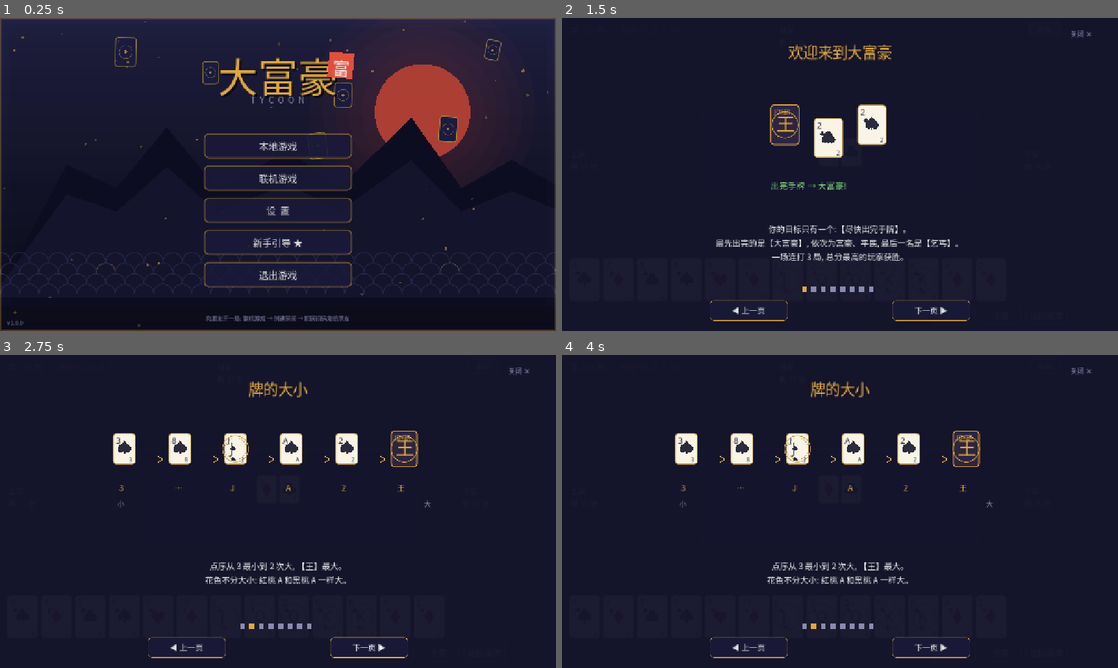
Above: before the commit, frames 1-4 (two rows, left to right).
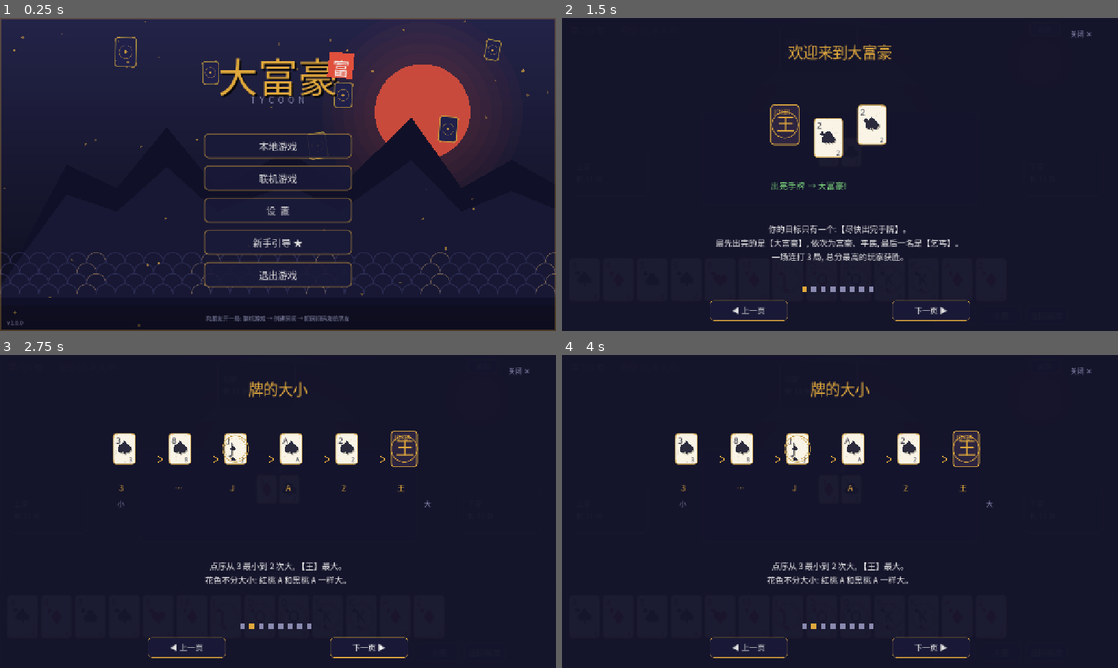
Above: after the commit, the same moments.

Repository: under328/tycoon
Game: Godot game, scene res://src/client/main.tscn
The game is run twice, just before and just after one commit, with the same random seed, the same clock (stepped at 60 frames per second) and the same inputs.
Inputs:
- Up to frame 1 (0.25 s): no input
- Up to frame 2 (1.5 s): click "本地游戏" at 0.5 s; click "规则" at 1.25 s
- Up to frame 3 (2.75 s): click "出牌" at 2 s
- Up to frame 4 (4 s): click "不要" at 2.75 s; click "返回菜单" at 3.5 s

The runs differ from the first frame. In frame 1, 3.5% of the frame differs, in the area x 13-100%, y 6-89%; in frame 2, less than 0.1%; in frame 3, 0.1%; in frame 4, 0.1%.

Commit message:
feat(视听): 全面质感升级——共享和风绘制库/动态牌桌背景/音频分层
- wafu_paint.gd: 和风绘制库(渐变夜空/红日光晕/远山/青海波/和纸颗粒/角饰/
  边框/暗角), 主菜单与牌桌共用, 风格强制统一
- 牌桌: 纯色背景升级为弱化和风夜景(流动青海波+红日+山影+中央柔光),
  座位铭牌(金边面板), 按钮统一金色主题样式
- 卡面: 和纸颗粒纹理 + 四角金饰 + 中心花色投影 + 人头牌字母投影
- 音频: 合成器加二次泛音/太鼓/上扬扫频; 对局 BGM 加低音与太鼓;
  出牌声分层(扫频+拍击+低音), 革命改为 riser+太鼓+双音, 胜负 jingle 加低音垫
- 实机验证: 菜单/牌桌/出牌交互全流程桌面自动化实测通过, 截图更新入档

Diff:
--- a/src/autoload/audio.gd
+++ b/src/autoload/audio.gd
@@ -47,20 +47,23 @@
 	library["pass"] = Synth.wav(Synth.tone(0.10, 235.0, 0.24, 22.0))
 	library["clear"] = Synth.wav(Synth.sweep(0.30, 340.0, 90.0, 0.28))
 	library["revolution"] = Synth.wav(Synth.concat([
-		Synth.tone(0.14, 660.0, 0.34, 8.0), Synth.tone(0.14, 524.0, 0.34, 8.0),
-		Synth.tone(0.14, 660.0, 0.34, 8.0), Synth.tone(0.28, 880.0, 0.34, 6.0),
+		Synth.riser(0.40, 170.0, 860.0, 0.20),
+		Synth.drum(0.32, 0.5),
+		Synth.concat([
+			Synth.tone(0.20, 659.25, 0.30, 8.0), Synth.tone(0.30, 880.0, 0.30, 6.0),
+		]),
 	]))
 	library["exchange"] = Synth.wav(Synth.concat([
 		Synth.tone(0.10, 587.33, 0.22, 12.0), Synth.tone(0.12, 783.99, 0.22, 12.0),
 	]))
-	library["win"] = Synth.wav(Synth.concat([
+	library["win"] = Synth.wav(Synth.mix_over(Synth.concat([
 		Synth.tone(0.13, 523.25, 0.30, 7.0), Synth.tone(0.13, 659.25, 0.30, 7.0),
 		Synth.tone(0.13, 783.99, 0.30, 7.0), Synth.tone(0.34, 1046.5, 0.32, 5.0),
-	]))
-	library["lose"] = Synth.wav(Synth.concat([
+	]), Synth.tone(0.70, 130.81, 0.18, 2.0), 0.02))
+	library["lose"] = Synth.wav(Synth.mix_over(Synth.concat([
 		Synth.tone(0.16, 440.0, 0.26, 7.0), Synth.tone(0.16, 349.23, 0.26, 7.0),
 		Synth.tone(0.30, 293.66, 0.26, 5.0),
-	]))
+	]), Synth.tone(0.62, 98.0, 0.16, 2.0), 0.02))
 	library["pop"] = Synth.wav(Synth.tone(0.06, 880.0, 0.28, 26.0))
 	library["tick"] = Synth.wav(Synth.tone(0.03, 1500.0, 0.18, 55.0))
 	library["turn"] = Synth.wav(Synth.tone(0.08, 987.77, 0.20, 16.0))
--- a/src/client/audio/synth.gd
+++ b/src/client/audio/synth.gd
@@ -19,8 +19,8 @@
 	return wav
 
 
-## 单音（正弦 + 指数衰减包络）
-static func tone(dur: float, freq: float, vol := 0.5, decay := 6.0) -> PackedFloat32Array:
+## 单音（正弦 + 可选二次泛音 + 指数衰减包络）
+static func tone(dur: float, freq: float, vol := 0.5, decay := 6.0, harm := 0.0) -> PackedFloat32Array:
 	var n := int(dur * RATE)
 	var out := PackedFloat32Array()
 	out.resize(n)
@@ -29,7 +29,8 @@
 		var env := exp(-decay * t)
 		if t < 0.004:
 			env *= t / 0.004  # 防爆音
-		out[i] = sin(TAU * freq * t) * vol * env
+		var s := sin(TAU * freq * t) + harm * sin(TAU * freq * 2.0 * t)
+		out[i] = s / (1.0 + harm) * vol * env
 	return out
 
 
@@ -43,6 +44,37 @@
 	for i in n:
 		var t := float(i) / RATE
 		out[i] = (rng.randf() * 2.0 - 1.0) * vol * exp(-decay * t)
+	return out
+
+
+## 太鼓(低频扫频击)
+static func drum(dur := 0.28, vol := 0.5) -> PackedFloat32Array:
+	var n := int(dur * RATE)
+	var out := PackedFloat32Array()
+	out.resize(n)
+	var phase := 0.0
+	for i in n:
+		var t := float(i) / RATE
+		var f := lerpf(120.0, 42.0, minf(t / (dur * 0.7), 1.0))
+		phase += TAU * f / RATE
+		var env := exp(-9.0 * t)
+		if t < 0.002:
+			env *= t / 0.002
+		out[i] = sin(phase) * vol * env
+	return out
+
+
+## 上扬扫频(革命预警)
+static func riser(dur: float, f0: float, f1: float, vol := 0.22) -> PackedFloat32Array:
+	var n := int(dur * RATE)
+	var out := PackedFloat32Array()
+	out.resize(n)
+	var phase := 0.0
+	for i in n:
+		var t := float(i) / n
+		var f := lerpf(f0, f1, t * t)
+		phase += TAU * f / RATE
+		out[i] = sin(phase) * vol * (0.3 + 0.7 * t)
 	return out
 
 
@@ -91,22 +123,41 @@
 
 # ---------------------------------------------------------------- BGM
 
-## 五声音阶氛围垫（可变调式/密度）。16 秒无缝循环。
-static func _bgm_base(roots: Array, pluck_seed: int, pluck_min: float, pluck_max: float) -> AudioStreamWAV:
+## 五声音阶氛围垫（可变调式/密度）。16 秒无缝循环。drums=对局版加太鼓。
+static func _bgm_base(roots: Array, pluck_seed: int, pluck_min: float, pluck_max: float,
+		drums := false) -> AudioStreamWAV:
 	var dur := 16.0
 	var n := int(dur * RATE)
 	var out := PackedFloat32Array()
 	out.resize(n)
+	var chord_len := dur / roots.size()
 	for ci in roots.size():
-		var start: float = ci * (dur / roots.size())
+		var start: float = ci * chord_len
 		for half in 2:
 			var f: float = roots[ci][half]
 			var s0 := int(start * RATE)
-			var len := int((dur / roots.size()) * RATE)
+			var len := int(chord_len * RATE)
 			for i in len:
 				var t := float(i) / RATE
-				var env := sin(PI * t / (dur / roots.size())) * 0.10
+				var env := sin(PI * t / chord_len) * 0.10
 				out[s0 + i] += sin(TAU * f * t) * env
+		if drums:
+			var b0 := int(start * RATE)
+			var bl := int(chord_len * RATE)
+			var bphase := 0.0
+			for i in bl:
+				var t := float(i) / RATE
+				var f := lerpf(110.0, 46.0, minf(t / 0.5, 1.0))
+				bphase += TAU * f / RATE
+				var env := exp(-7.0 * t)
+				if t < 0.003:
+					env *= t / 0.003
+				out[b0 + i] += sin(bphase) * 0.16 * env
+		var bass_f: float = roots[ci][0] * 0.5
+		var bs := int(start * RATE)
+		for i in int(chord_len * RATE):
+			var t2 := float(i) / RATE
+			out[bs + i] += sin(TAU * bass_f * t2) * 0.06 * sin(PI * t2 / chord_len)
 	var rng := RandomNumberGenerator.new()
 	rng.seed = pluck_seed
 	var t := 0.4
@@ -128,7 +179,7 @@
 		[261.63, 392.0],   # C + G
 		[293.66, 440.0],   # D + A
 		[220.0, 329.63],
-	], 20260911, 0.5, 1.1)
+	], 20260911, 0.5, 1.1, true)
 
 
 ## 大厅 BGM: D 羽调式, 稍快更轻快
--- a/src/client/scenes/table.gd
+++ b/src/client/scenes/table.gd
@@ -14,6 +14,8 @@
 const ViewGd = preload("res://src/protocol/view.gd")
 const CardViewScript = preload("res://src/client/ui/card_view.gd")
 const TutorialScript = preload("res://src/client/scenes/tutorial.gd")
+const BackdropScript = preload("res://src/client/ui/table_backdrop.gd")
+const GameEndPanelScript = preload("res://src/client/ui/game_end_panel.gd")
 
 const SEAT_NAMES := ["你", "东家", "北家", "西家"]
 const EMOJIS := ["👍", "😂", "😱", "😭", "😡", "👏", "🤔", "🎉"]
@@ -273,8 +275,8 @@
 func _build_ui() -> void:
 	theme = AppTheme.build_theme()
 
-	var bg := ColorRect.new()
-	bg.color = AppTheme.BG
+	# 动态和风夜景背景(弱化, 与主菜单同源)
+	var bg := BackdropScript.new()
 	bg.set_anchors_preset(Control.PRESET_FULL_RECT)
 	add_child(bg)
 
@@ -422,6 +424,13 @@
 	var lb := _make_label(17, AppTheme.WHITE)
 	lb.position = pos
 	lb.custom_minimum_size = Vector2(180, 110)
+	lb.vertical_alignment = VERTICAL_ALIGNMENT_CENTER
+	var plate := AppTheme.flat(Color(0.07, 0.07, 0.16, 0.72), Color(AppTheme.GOLD, 0.30), 10, 1)
+	plate.content_margin_left = 12
+	plate.content_margin_right = 12
+	plate.content_margin_top = 8
+	plate.content_margin_bottom = 8
+	lb.add_theme_stylebox_override("normal", plate)
 	add_child(lb)
 	return lb
 
@@ -564,8 +573,9 @@
 	if phase == "game_end" and not _end_shown \
 			and (view["identities"] as Array).size() == 4:
 		_end_shown = true
-		var my_rank := int(view["identities"][int(view["my_seat"])])
-		_end_overlay(view, my_rank)
+		var panel := GameEndPanelScript.new()
+		panel.setup(view, _seat_name)
+		fx_layer.add_child(panel)
 
 
 func _seat_name(view: Dictionary, seat: int) -> String:
@@ -725,44 +735,3 @@
 	tw.tween_callback(func() -> void:
 		flash.queue_free()
 		big.queue_free())
-
-
-func _end_overlay(view: Dictionary, my_rank: int) -> void:
-	Audio.play("win" if my_rank <= 1 else "lose")
-	var dark := ColorRect.new()
-	dark.color = Color(0, 0, 0, 0.0)
-	dark.set_anchors_preset(Control.PRESET_FULL_RECT)
-	dark.mouse_filter = Control.MOUSE_FILTER_IGNORE
-	fx_layer.add_child(dark)
-
-	var ids: Array = view["identities"]
-	var scores: Array = view["scores"]
-	var lines: Array = []
-	for s in 4:
-		lines.append("%s  %s  %+d 分（总 %d）" % [
-			_seat_name(view, s), ScoringGd.IDENTITY_NAMES[int(ids[s])],
-			int((view["last_points"] as Array)[s]), int(scores[s]),
-		])
-
-	var big := _make_label(96, AppTheme.GOLD if my_rank <= 1 else AppTheme.DIM)
-	big.text = "勝利" if my_rank <= 1 else "敗北"
-	big.horizontal_alignment = HORIZONTAL_ALIGNMENT_CENTER
-	big.set_anchors_preset(Control.PRESET_CENTER)
-	big.position = Vector2(-200, -150)
-	big.custom_minimum_size = Vector2(400, 130)
-	big.pivot_offset = Vector2(200, 65)
-	big.scale = Vector2(0.5, 0.5)
-	fx_layer.add_child(big)
-
-	var detail := _make_label(19, AppTheme.WHITE)
-	detail.text = "\n".join(lines)
-	detail.horizontal_alignment = HORIZONTAL_ALIGNMENT_CENTER
-	detail.set_anchors_preset(Control.PRESET_CENTER)
-	detail.position = Vector2(-260, -10)
-	detail.custom_minimum_size = Vector2(520, 140)
-	fx_layer.add_child(detail)
-
-	var tw := create_tween()
-	tw.tween_property(dark, "color:a", 0.55, 0.4)
-	tw.parallel().tween_property(big, "scale", Vector2.ONE, 0.45)\
-			.set_trans(Tween.TRANS_BACK).set_ease(Tween.EASE_OUT)
--- a/src/client/ui/card_view.gd
+++ b/src/client/ui/card_view.gd
@@ -6,6 +6,7 @@
 signal picked(card: int)
 
 const CardsGd = preload("res://src/rules/cards.gd")
+const Wafu = preload("res://src/client/ui/wafu_paint.gd")
 
 const COLOR_FACE := Color("f9f4e6")        # 和纸米白
 const COLOR_BORDER := Color("caa24e")      # 描金
@@ -75,12 +76,18 @@
 		_draw_face()
 	if selected:
 		draw_style_box(_sel_sb, Rect2(Vector2.ZERO, size))
+		draw_style_box(_sel_sb, Rect2(Vector2(-2, -2), size + Vector2(4, 4)))
 
 
 func _draw_face() -> void:
 	draw_style_box(_face_sb, Rect2(Vector2.ZERO, size))
 	if card < 0 or card > 53:
 		return
+	# 和纸颗粒与和风角饰
+	Wafu.speckle(self, Rect2(Vector2(3, 3), size - Vector2(6, 6)), 22, 100 + card,
+			Color(0.35, 0.28, 0.12, 0.10))
+	Wafu.corner_ticks(self, Rect2(Vector2(2, 2), size - Vector2(4, 4)), 6.0,
+			Color(Wafu.GOLD, 0.45))
 	var ink := COLOR_BLACK
 	if CardsGd.is_red(card):
 		ink = COLOR_RED
@@ -97,10 +104,13 @@
 		# 人头牌: 双层描金圆环 + 大字母
 		draw_arc(c, 30.0, 0, TAU, 40, COLOR_BORDER, 1.6, true)
 		draw_arc(c, 25.0, 0, TAU, 40, COLOR_BORDER, 0.8, true)
+		draw_string(_font_ascii, c + Vector2(-11, 14), rank,
+				HORIZONTAL_ALIGNMENT_LEFT, -1, 34, Color(0.20, 0.16, 0.10, 0.35))
 		draw_string(_font_ascii, c + Vector2(-13, 12), rank,
 				HORIZONTAL_ALIGNMENT_LEFT, -1, 34, ink)
 		_suit(card, c + Vector2(-5, 24), 5, ink)
 	else:
+		_suit(card, c + Vector2(2.5, 2.5), 17, Color(0.20, 0.16, 0.10, 0.35))
 		_suit(card, c, 17, ink)
 	# 右下: 小点数
 	var rank_w: float = _font_ascii.get_string_size(
@@ -193,3 +203,6 @@
 		c + Vector2(0, -8), c + Vector2(7, 0), c + Vector2(0, 8), c + Vector2(-7, 0),
 	]), COLOR_GOLD)
 	draw_arc(c, 36.0, 0, TAU, 40, COLOR_BACK_PAT, 1.2, true)
+	draw_rect(Rect2(5, 5, size.x - 10, size.y - 10), Color(Wafu.GOLD, 0.25), false, 1.0)
+	Wafu.speckle(self, Rect2(Vector2(6, 6), size - Vector2(12, 12)), 14, 900 + card,
+			Color(Wafu.GOLD, 0.10))
--- a/src/client/ui/menu_background.gd
+++ b/src/client/ui/menu_background.gd
@@ -2,10 +2,10 @@
 ## 构成：夜空渐变 → 红日(光晕) → 远山剪影 → 青海波金云带 → 漂浮牌背 → 金尘粒子 → 描金边框。
 extends Control
 
+const Wafu = preload("res://src/client/ui/wafu_paint.gd")
+
 const COLOR_GOLD := Color("e0a83c")
-const COLOR_RED := Color("e0503c")
 const COLOR_INDIGO := Color("3a3a6e")
-const COLOR_DIM := Color("8a8ab0")
 
 var _t := 0.0
 var _grad := GradientTexture2D.new()
@@ -76,65 +76,29 @@
 		return
 	draw_texture_rect(_grad, Rect2(Vector2.ZERO, sz), false)
 
-	# --- 红日 + 光晕 ---
 	var sun := Vector2(sz.x * 0.76, sz.y * 0.30)
-	for i in 6:
-		draw_circle(sun, 110.0 + i * 30.0, Color(0.88, 0.31, 0.24, 0.035))
-	draw_circle(sun, 110.0, Color(0.88, 0.31, 0.24, 0.85))
-	draw_circle(sun, 110.0, Color(1, 0.6, 0.4, 0.0) if false else Color(0, 0, 0, 0))
+	Wafu.sun(self, sun, 110.0)
 
-	# --- 远山剪影（两层） ---
-	var base_y := sz.y * 0.66
-	_draw_mountains(base_y - 30.0, sz.y * 0.30, Color("101028"))
-	_draw_mountains(base_y + 10.0, sz.y * 0.22, Color("181834"))
+	Wafu.mountains(self, sz, sz.y * 0.66 - 30.0, sz.y * 0.30, Color("101028"))
+	Wafu.mountains(self, sz, sz.y * 0.66 + 10.0, sz.y * 0.22, Color("181834"))
 
-	# --- 青海波金云带（底部三行半圆） ---
-	var row_y := sz.y * 0.78
-	var step := 44.0
-	for row in 4:
-		var yy := row_y + row * step * 0.55
-		var off := (row % 2) * step * 0.5
-		var x := -step + fmod(_t * 6.0, step) - off
-		while x < sz.x + step:
-			draw_arc(Vector2(x, yy), step * 0.5, PI, TAU, 20,
-					COLOR_INDIGO.lerp(Color.BLACK, 0.25), 2.0, true)
-			if row == 1 and int((x + off) / step) % 6 == 0:
-				draw_arc(Vector2(x, yy), step * 0.5, PI, TAU, 20,
-						Color(COLOR_GOLD, 0.35), 1.4, true)
-			x += step
+	Wafu.seigaiha(self, sz, sz.y * 0.78, 4, 44.0, _t * 6.0,
+			COLOR_INDIGO.lerp(Color.BLACK, 0.25), Color(COLOR_GOLD, 0.35))
 
-	# --- 漂浮牌背 ---
 	for c in _cards:
 		var pos := Vector2(float(c["x"]) * sz.x, float(c["y"]) * sz.y) \
 				+ Vector2(0, sin(_t * float(c["bob_spd"]) + float(c["bob"])) * 14.0)
 		var s: float = c["s"]
 		draw_set_transform_matrix(Transform2D(float(c["rot"]), pos))
 		_back_sb.draw(get_canvas_item(), Rect2(Vector2(-26 * s, -36 * s), Vector2(52 * s, 72 * s)))
-		draw_arc(Vector2(0, 0), 16.0 * s, 0, TAU, 24, Color(COLOR_GOLD, 0.5), 1.2, true)
-		draw_circle(Vector2(0, 0), 4.0 * s, Color(COLOR_GOLD, 0.8))
+		Wafu.corner_ticks(self, Rect2(Vector2(-26 * s, -36 * s), Vector2(52 * s, 72 * s)),
+				8.0 * s, Color(Wafu.GOLD, 0.55))
+		draw_arc(Vector2(0, 0), 16.0 * s, 0, TAU, 24, Color(Wafu.GOLD, 0.5), 1.2, true)
+		draw_circle(Vector2(0, 0), 4.0 * s, Color(Wafu.GOLD, 0.8))
 		draw_set_transform_matrix(Transform2D())
 
-	# --- 金尘粒子 ---
 	for p in _petals:
 		draw_circle(Vector2(float(p["x"]) * sz.x, float(p["y"]) * sz.y),
-				float(p["r"]), Color(COLOR_GOLD, float(p["a"])))
+				float(p["r"]), Color(Wafu.GOLD, float(p["a"])))
 
-	# --- 描金边框 + 暗角 ---
-	var border := 2
-	draw_rect(Rect2(border, border, sz.x - border * 2, sz.y - border * 2),
-			Color(COLOR_GOLD, 0.28), false, border)
-	for i in 3:
-		var k := i * 10.0
-		draw_rect(Rect2(k, k, sz.x - k * 2, sz.y - k * 2), Color(0, 0, 0, 0.05))
-
-
-func _draw_mountains(base_y: float, h: float, ink: Color) -> void:
-	var pts := PackedVector2Array()
-	pts.append(Vector2(-20, base_y + h))
-	var peaks := [0.12, 0.3, 0.52, 0.74, 0.92]
-	var heights := [0.5, 0.9, 0.65, 1.0, 0.55]
-	for i in peaks.size():
-		pts.append(Vector2(size.x * peaks[i], base_y - h * heights[i]))
-		pts.append(Vector2(size.x * (peaks[i] + 0.09), base_y - h * 0.25))
-	pts.append(Vector2(size.x + 20, base_y + h))
-	draw_colored_polygon(pts, ink)
+	Wafu.frame(self, sz, Color(Wafu.GOLD, 0.28))
--- /dev/null
+++ b/src/client/ui/table_backdrop.gd
@@ -0,0 +1,45 @@
+## 牌桌背景：弱化的和风夜景（与主菜单同一绘制库，强度调低保证牌面可读性）。
+extends Control
+
+const Wafu = preload("res://src/client/ui/wafu_paint.gd")
+const AppTheme = preload("res://src/client/theme/app_theme.gd")
+
+var _t := 0.0
+
+
+func _ready() -> void:
+	mouse_filter = Control.MOUSE_FILTER_IGNORE
+
+
+func _process(delta: float) -> void:
+	_t += delta
+	queue_redraw()
+
+
+func _draw() -> void:
+	var sz := size
+	if sz.x < 10 or sz.y < 10:
+		return
+	Wafu.sky(self, sz, Color("191934"), Color("0d0d1c"))
+
+	# 弱化红日(右上, 小)
+	Wafu.sun(self, Vector2(sz.x * 0.86, sz.y * 0.14), 52.0, 0.45)
+
+	# 远山(一层, 很暗)
+	Wafu.mountains(self, sz, sz.y * 0.58, sz.y * 0.20, Color("101026"))
+
+	# 青海波(底部, 缓慢流动)
+	Wafu.seigaiha(self, sz, sz.y * 0.74, 4, 42.0, _t * 3.0,
+			Color(Wafu.INDIGO, 0.40), Color(Wafu.GOLD, 0.10))
+
+	# 中央场地柔光(聚焦牌面区)
+	var c := Vector2(sz.x * 0.5, sz.y * 0.42)
+	for i in 7:
+		ci_glow(c, 200.0 + i * 34.0)
+
+	Wafu.vignette(self, sz, 0.05)
+	Wafu.frame(self, sz, Color(AppTheme.GOLD, 0.18))
+
+
+func ci_glow(c: Vector2, r: float) -> void:
+	draw_circle(c, r, Color(1.0, 0.95, 0.8, 0.010))
--- /dev/null
+++ b/src/client/ui/wafu_paint.gd
@@ -0,0 +1,88 @@
+## 和风 × 霓虹 共享绘制库。主菜单背景与牌桌背景共用同一套笔触，保证风格统一。
+## 全部为静态函数, 传入 CanvasItem 直接绘制; 无外部纹理依赖。
+class_name WafuPaint
+extends RefCounted
+
+const GOLD := Color("e0a83c")
+const RED := Color("e0503c")
+const INDIGO := Color("3a3a6e")
+
+
+## 垂直渐变夜空(分条带直绘, 免纹理)
+static func sky(ci: CanvasItem, size: Vector2, top: Color, bottom: Color, strips := 28) -> void:
+	var sh := size.y / strips
+	for i in strips:
+		ci.draw_rect(Rect2(0, i * sh, size.x, sh + 1.0), top.lerp(bottom, float(i) / (strips - 1)))
+
+
+## 红日与多层光晕
+static func sun(ci: CanvasItem, center: Vector2, r: float, alpha := 1.0) -> void:
+	for i in 6:
+		ci.draw_circle(center, r + i * r * 0.22, Color(RED.r, RED.g, RED.b, 0.035 * alpha))
+	ci.draw_circle(center, r, Color(RED.r, RED.g, RED.b, 0.85 * alpha))
+
+
+## 远山剪影(锯齿山脊)
+static func mountains(ci: CanvasItem, size: Vector2, base_y: float, h: float, ink: Color) -> void:
+	var pts := PackedVector2Array()
+	pts.append(Vector2(-20, base_y + h))
+	var peaks := [0.12, 0.30, 0.52, 0.74, 0.92]
+	var heights := [0.5, 0.9, 0.65, 1.0, 0.55]
+	for i in peaks.size():
+		pts.append(Vector2(size.x * float(peaks[i]), base_y - h * float(heights[i])))
+		pts.append(Vector2(size.x * (float(peaks[i]) + 0.09), base_y - h * 0.25))
+	pts.append(Vector2(size.x + 20, base_y + h))
+	ci.draw_colored_polygon(pts, ink)
+
+
+## 青海波(重叠半圆波纹带), scroll 驱动缓慢流动
+static func seigaiha(ci: CanvasItem, size: Vector2, top_y: float, rows: int, step: float,
+		scroll: float, ink: Color, accent := Color(0, 0, 0, 0)) -> void:
+	for row in rows:
+		var yy := top_y + row * step * 0.55
+		var off := (row % 2) * step * 0.5
+		var x := -step + fmod(scroll, step) - off
+		var k := 0
+		while x < size.x + step:
+			ci.draw_arc(Vector2(x, yy), step * 0.5, PI, TAU, 20, ink, 2.0, true)
+			if accent.a > 0.0 and k % 6 == 0:
+				ci.draw_arc(Vector2(x, yy), step * 0.5, PI, TAU, 20, accent, 1.3, true)
+			x += step
+			k += 1
+
+
+## 和纸颗粒(确定性噪点, 覆在牌面/面板上)
+static func speckle(ci: CanvasItem, rect: Rect2, count: int, seed_v: int, color: Color) -> void:
+	var rng := RandomNumberGenerator.new()
+	rng.seed = seed_v
+	for i in count:
+		ci.draw_circle(
+			rect.position + Vector2(rng.randf() * rect.size.x, rng.randf() * rect.size.y),
+			rng.randf_range(0.5, 1.5), color)
+
+
+## 和风角饰(四角短金线)
+static func corner_ticks(ci: CanvasItem, rect: Rect2, ln: float, color: Color) -> void:
+	var p := rect.position
+	var e := rect.end
+	for corner in [
+		[p, Vector2(1, 1)], [Vector2(e.x, p.y), Vector2(-1, 1)],
+		[p + Vector2(0, rect.size.y), Vector2(1, -1)],
+		[e, Vector2(-1, -1)],
+	]:
+		var o: Vector2 = corner[0]
+		var d: Vector2 = corner[1]
+		ci.draw_line(o + Vector2(3 * d.x, 0), o + Vector2(3 * d.x + ln * d.x, 0), color, 2.0)
+		ci.draw_line(o + Vector2(0, 3 * d.y), o + Vector2(0, 3 * d.y + ln * d.y), color, 2.0)
+
+
+## 全屏描金边框
+static func frame(ci: CanvasItem, size: Vector2, color: Color) -> void:
+	ci.draw_rect(Rect2(2, 2, size.x - 4, size.y - 4), color, false, 2.0)
+
+
+## 四周暗角
+static func vignette(ci: CanvasItem, size: Vector2, alpha := 0.05) -> void:
+	for i in 3:
+		var k := float(i) * 12.0
+		ci.draw_rect(Rect2(k, k, size.x - k * 2, size.y - k * 2), Color(0, 0, 0, alpha))
Binary file changed: docs/screenshots/windows_table.png
Not shown, added: src/client/ui/table_backdrop.gd.uid
Not shown, added: src/client/ui/wafu_paint.gd.uid
Not shown, added: tests/e2e_versus_client.gd.uid
